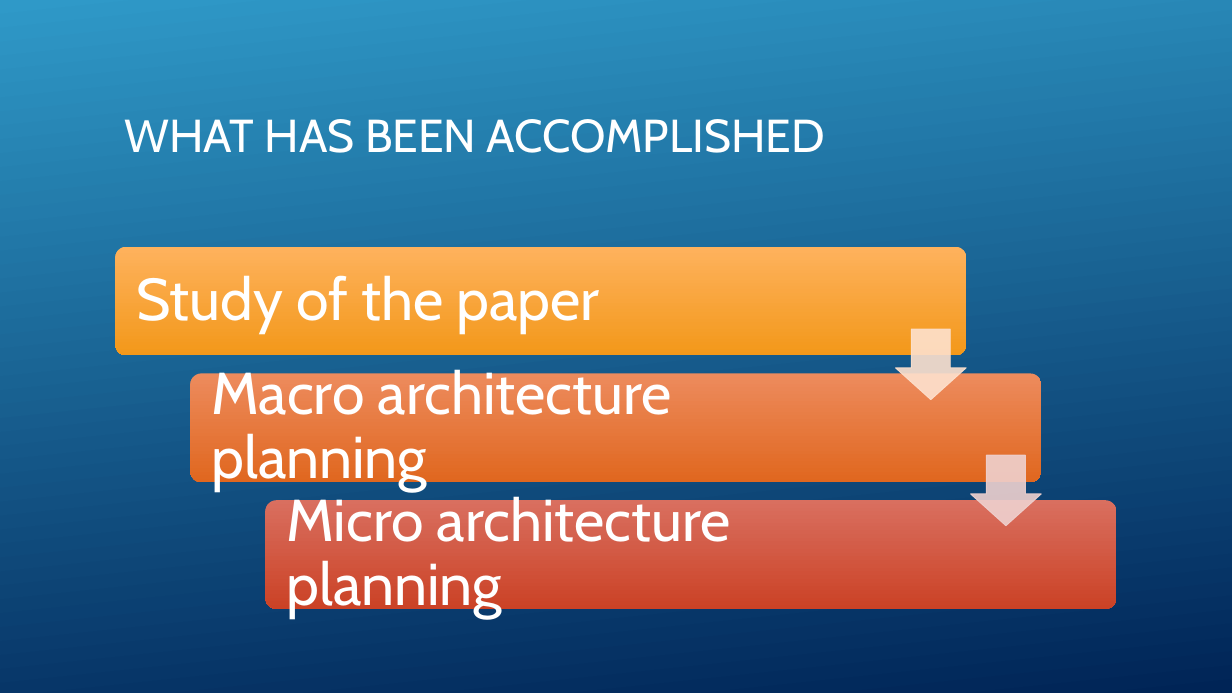
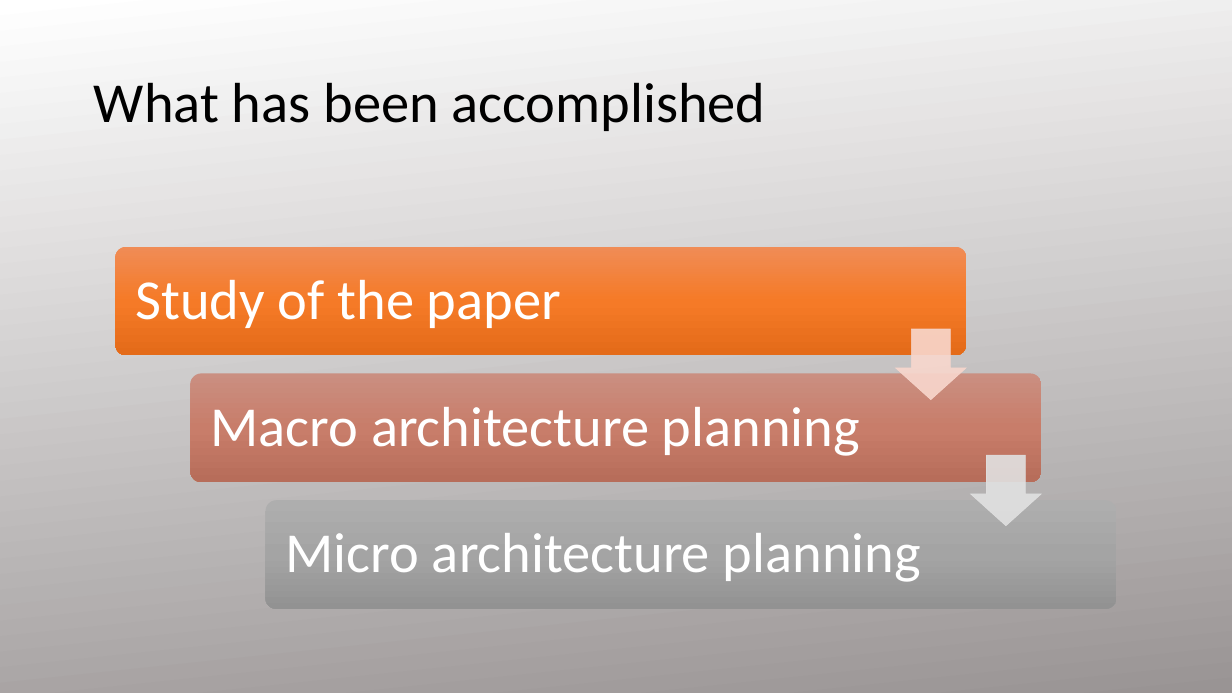
Before and after one commit to liotahuf/project_k_means, a slide deck: slide 17 of Midle presentation.pptx. Drawn at 1232x693 pixels with LibreOffice and Linux fonts; fonts in the diff are those of the drawing; background and template pictures are left out. Boxes give left, top, right and bottom in pixels: in the first picture for what was removed or moved away, otherwise in the second. Text is boxed around its words. In the diff, an @@ line names an element or a change of style, - is before the commit and + after.

```diff
--- a/Midle presentation.pptx
+++ b/Midle presentation.pptx
@@ background picture (left out) to gradient #FFFFFF to #999595 @@
@@ rectangle removed at [0,0,1232,693] @@
@@ title at [94,82,766,131]: text changed; size 36 to 44 pt; font Cabin to Calibri; text colour #FFFFFF to #000000 @@
-WHAT HAS BEEN ACCOMPLISHED
+What has been accomplished
@@ rounded rectangle at [116,247,967,356]: fill gradient #FEB35D to #F3981B to gradient #F18C57 to #F67B28 to #E56C19 @@
@@ down arrow at [896,329,966,399]: fill #FDE2CE at 90% opacity to #F8D7CE at 90% opacity; outline #FDE2CE 0.75 pt to #F8D7CE 0.5 pt @@
@@ rounded rectangle at [190,373,1042,482]: fill gradient #EE8C5D to #E1681F to gradient #CB8F81 to #C97E6B to #B76D5B @@
@@ down arrow at [970,456,1041,526]: fill #EFD1CF at 90% opacity to #E1E1E1 at 90% opacity; outline #EFD1CF 0.75 pt to #E1E1E1 0.5 pt @@
@@ rounded rectangle at [265,500,1116,609]: fill gradient #DA705F to #CB4226 to gradient #AFAFAF to #A5A5A5 to #939393 @@
@@ size 46 to 44 pt, font Cabin to Calibri in 3 elements at [135,279,561,328], [211,407,860,456], [286,533,921,582] @@
@@ group removed at [0,0,1217,693]: 33 freeform shapes, 3 rectangles @@
```
Also in this commit, not shown: 47 other slides changed, 2 other files.
